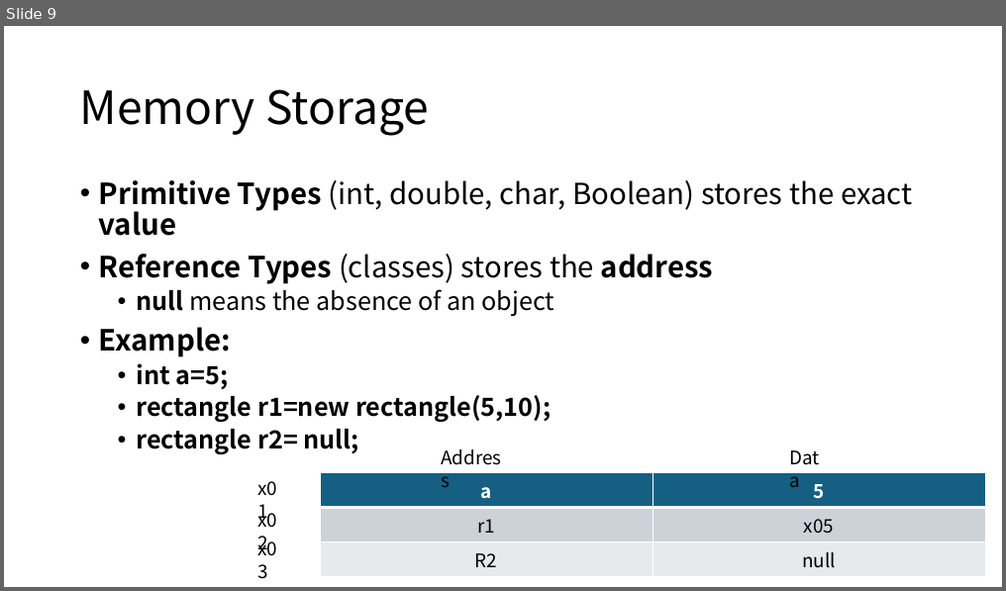
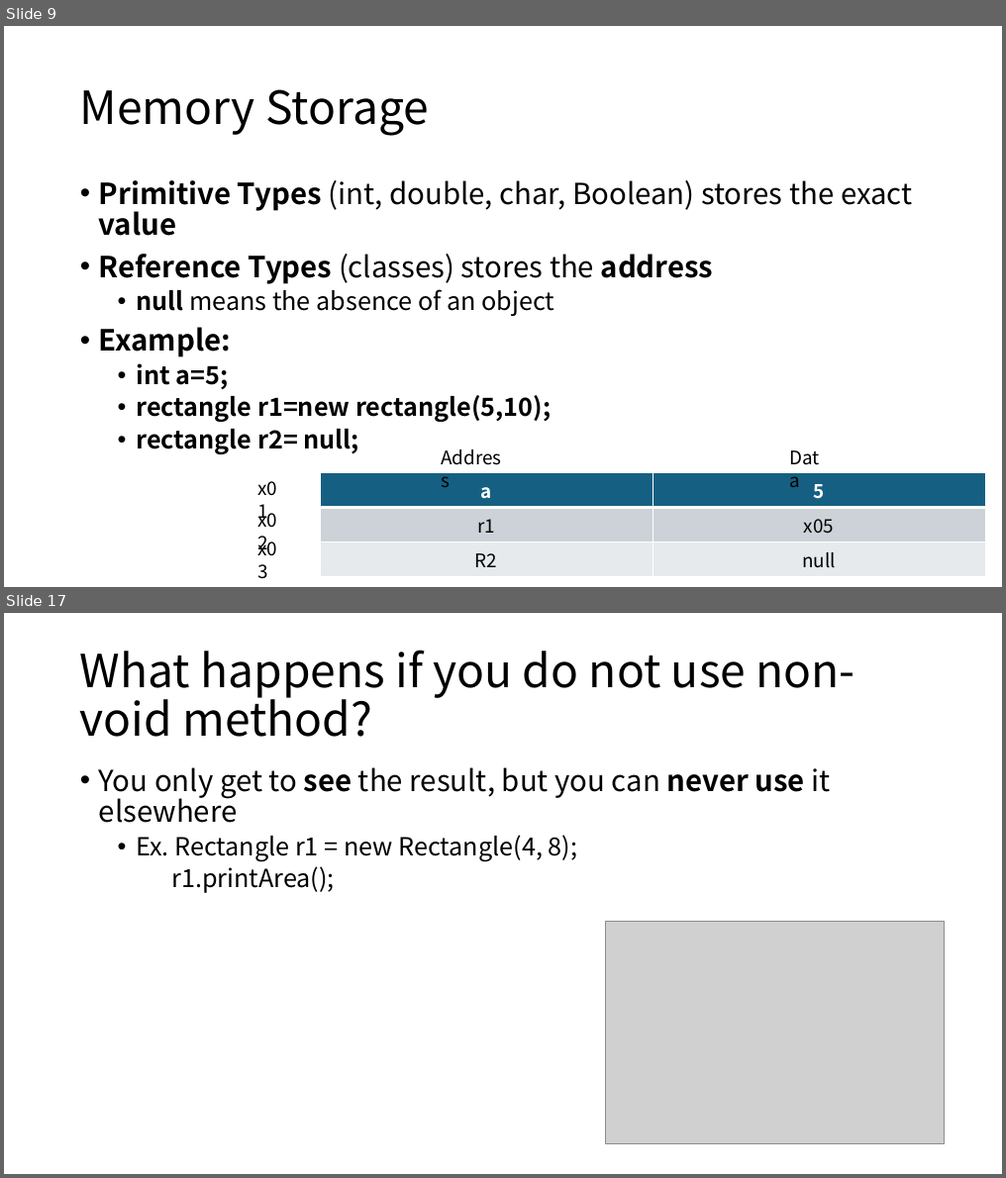
Before and after one commit to siw028/siwen.github.io, a slide deck: files/APCSA/Unit2.pptx. Shown one above the other, each under a label of ours: slide 9 before the commit, slides 9 and 17 after it; the slides between them are not shown. The pictures are 1006x591 and 1006x1178 pixels, drawn with LibreOffice and Linux fonts; fonts in the diff are those of the drawing; grey boxes stand for pictures. Boxes give left, top, right and bottom in pixels: in the first picture for what was removed or moved away, otherwise in the second. Text is boxed around its words. In the diff, an @@ line names an element or a change of style, - is before the commit and + after.

```diff
--- a/files/APCSA/Unit2.pptx
+++ b/files/APCSA/Unit2.pptx
@@ slide 17 added at bbox=[4, 613, 1002, 1174], background #FFFFFF @@
@@ title added at bbox=[80, 650, 855, 737], 44 pt, text #000000 @@
+What happens if you do not use non-void method?
@@ text added at bbox=[99, 767, 830, 893], 28 pt, text #000000 @@
+• You only get to see the result, but you can never use it elsewhere
+  • Ex. Rectangle r1 = new Rectangle(4, 8);
+    r1.printArea();
@@ picture added at bbox=[605, 922, 944, 1145] @@
```
Also in this commit, not shown: 24 other slides added.
